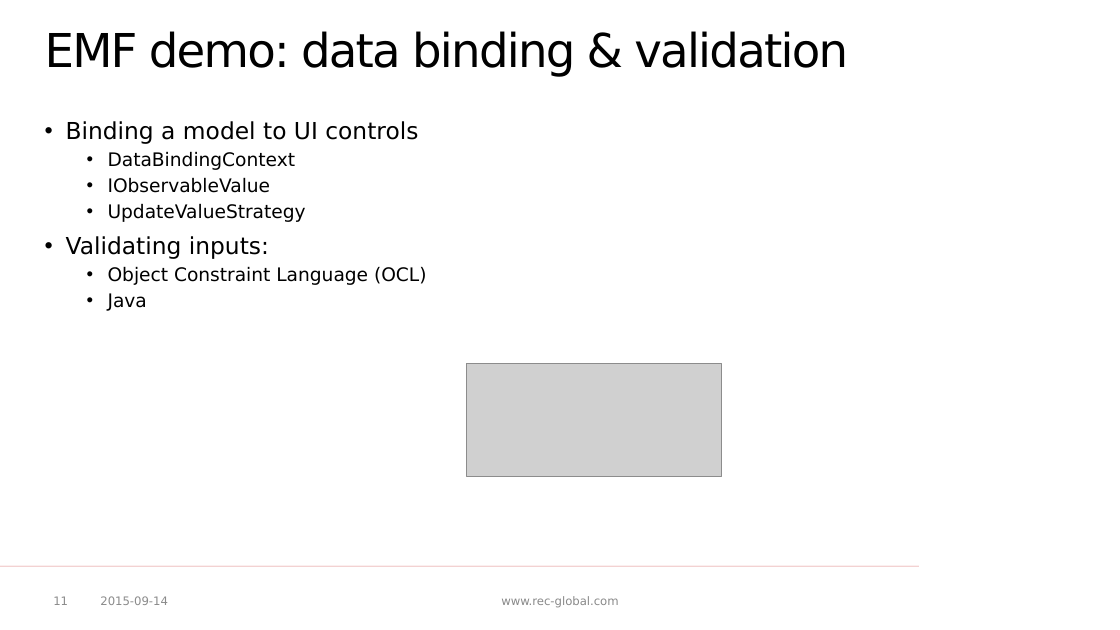
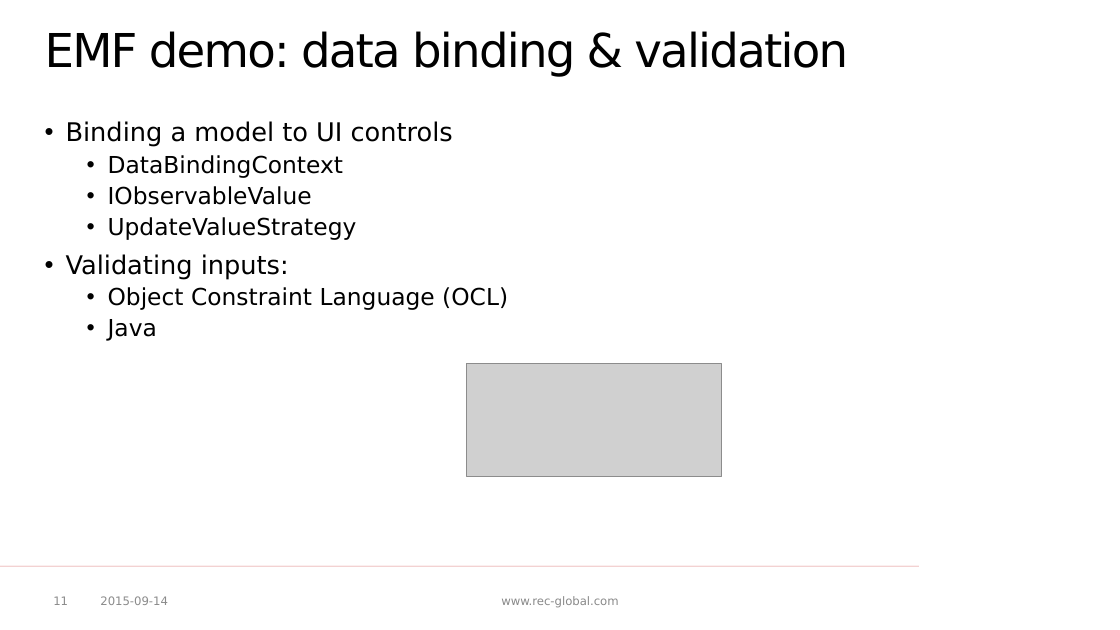
Before and after one commit to p-zalejko/jug_emf, a slide deck: slide 11 of JUG - EMF.pptx. Drawn at 1120x630 pixels with LibreOffice and Linux fonts; fonts in the diff are those of the drawing; grey boxes stand for pictures; background and template pictures are left out. Boxes give left, top, right and bottom in pixels: in the first picture for what was removed or moved away, otherwise in the second. Text is boxed around its words. In the diff, an @@ line names an element or a change of style, - is before the commit and + after.

```diff
--- a/JUG - EMF.pptx
+++ b/JUG - EMF.pptx
@@ text "Binding a model to UI ..." at (66, 121, 508, 341): size 20 to 22 pt in "Binding a model to UI controls", "Validating inputs:"; size 16 to 20 pt in "DataBindingContext", "IObservableValue", "UpdateValueStrategy", "Object Constraint Language (OCL)" and 1 more places @@
```
Also in this commit, not shown: 9 other slides changed, 1 other file.
